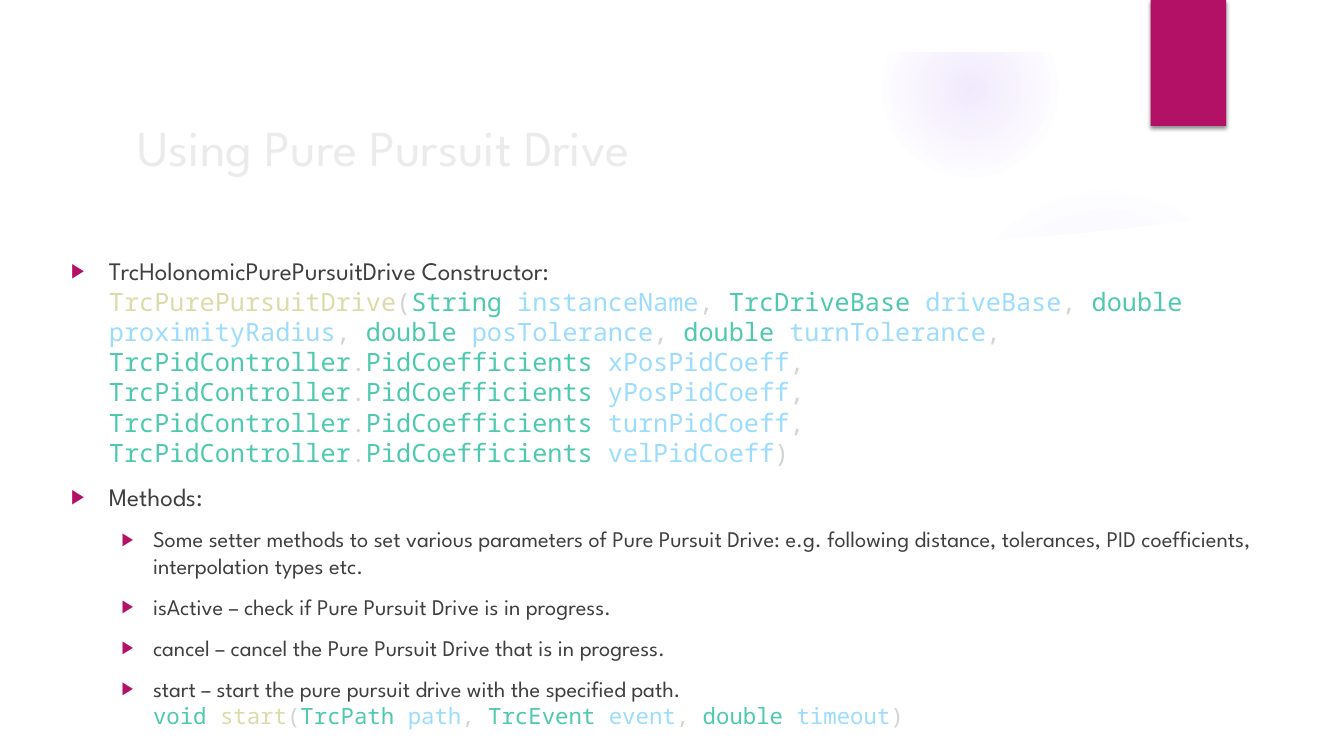
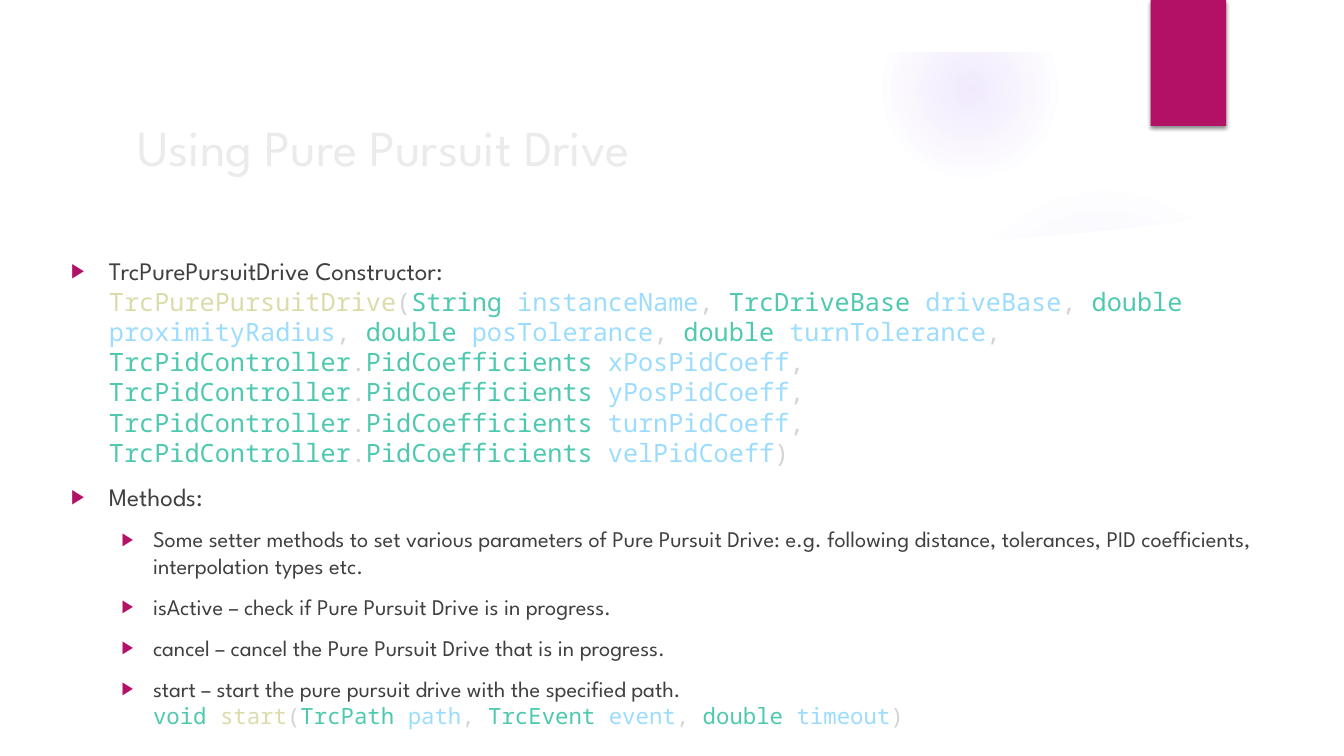
Before and after one commit to trc492/FrcProgrammingClass, a slide deck: slide 10 of Lesson5/RobotDrive.pptx (slide 7 before the commit). Drawn at 1344x756 pixels with LibreOffice and Linux fonts; fonts in the diff are those of the drawing; background and template pictures are left out. Boxes give left, top, right and bottom in pixels: in the first picture for what was removed or moved away, otherwise in the second. Text is boxed around its words. In the diff, an @@ line names an element or a change of style, - is before the commit and + after.

Commit message:
Updated RobotDrive slides. Moved files around.

```diff
--- a/Lesson5/RobotDrive.pptx
+++ b/Lesson5/RobotDrive.pptx
@@ text at [109,263,1183,466]: text changed @@
-▶ TrcHolonomicPurePursuitDrive Constructor:
-  TrcPurePursuitDrive(String instanceName, TrcDriveBase driveBase, double proximityRadius, double posTolerance, double turnTolerance, TrcPidController.PidCoefficients xPosPidCoeff, TrcPidController.PidCoefficients yPosPidCoeff, TrcPidController.PidCoefficients turnPidCoeff, TrcPidController.PidCoefficients velPidCoeff)
+▶ TrcPurePursuitDrive Constructor:
+  TrcPurePursuitDrive(String instanceName, TrcDriveBase driveBase, double proximityRadius, double posTolerance, double turnTolerance, TrcPidController.PidCoefficients xPosPidCoeff, TrcPidController.PidCoefficients yPosPidCoeff, TrcPidController.PidCoefficients turnPidCoeff, TrcPidController.PidCoefficients velPidCoeff)
```
Also in this commit, not shown: 1 other slide changed, 1 slide added, 5 other files.
